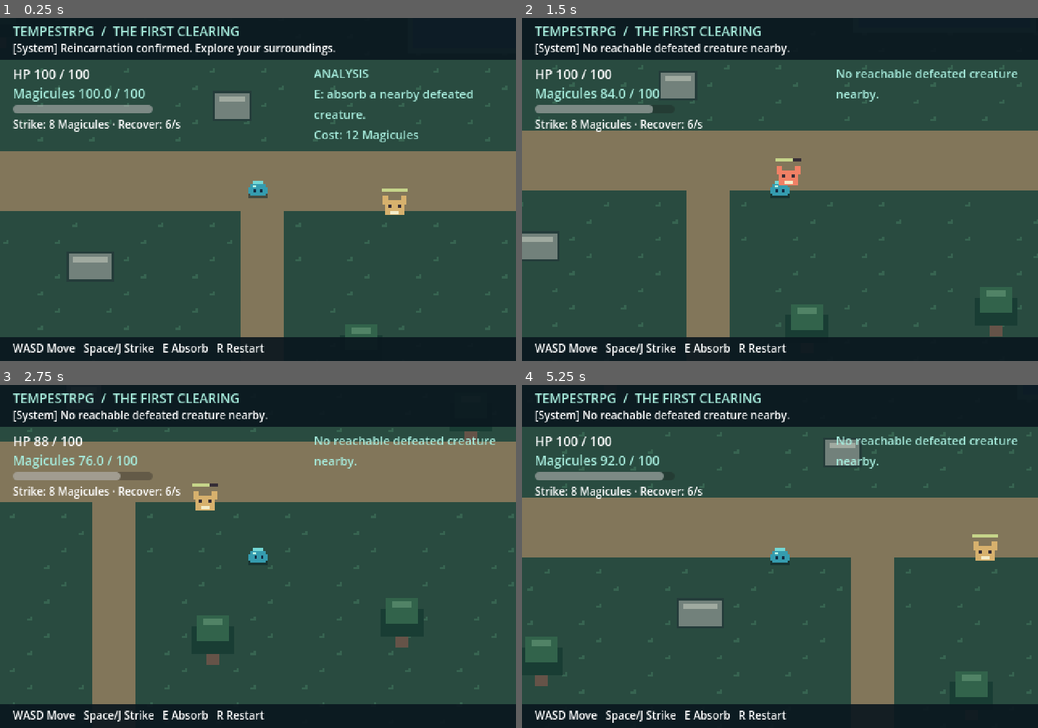
Above: before the commit, frames 1-4 (two rows, left to right).
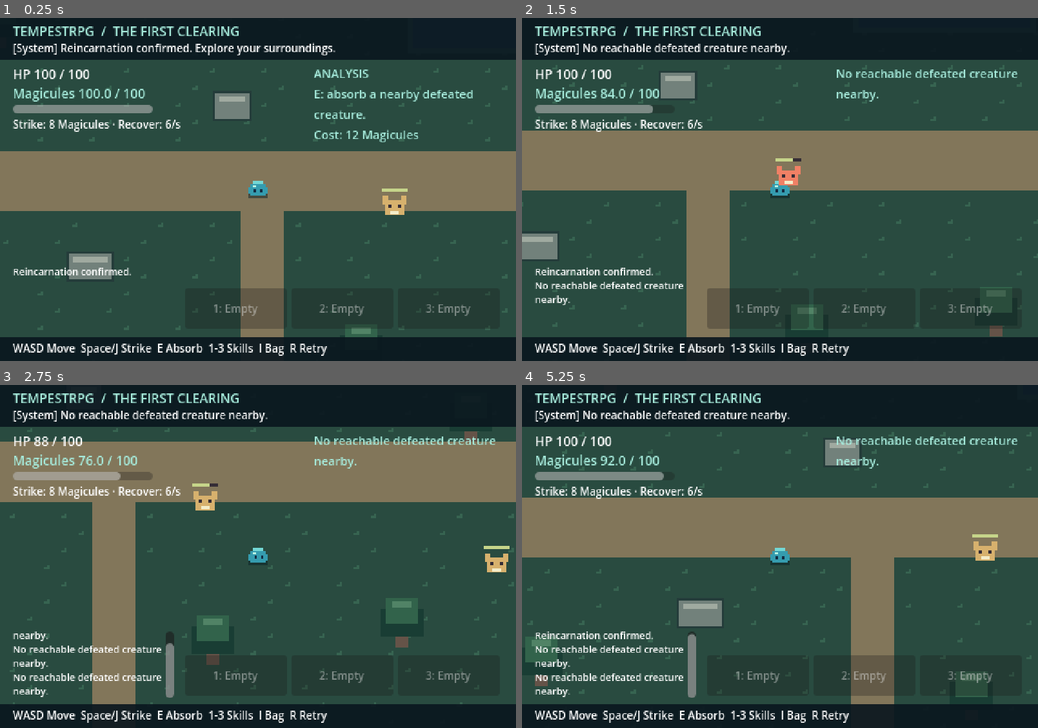
Above: after the commit, the same moments.

Repository: qiragames/tempestrpg
Game: Godot game, scene res://scenes/world/forest.tscn
Same seed, same stepped clock (60 frames per second), same inputs: the game is played once before the commit and once after it.
Inputs (mouse positions are in pixels of both pictures, inside the frame that each line leads up to):
- Up to frame 1 (0.25 s): no input
- Up to frame 2 (1.5 s): move the mouse to (893, 172) at 0.52 s; hold D (move_right) 0.53-1.28 s; hold E (absorb) 0.53-1.28 s; click (893, 172) at 0.67 s; tap Space (attack) at 0.8, 1.35 s; move the mouse to (676, 206) at 1.27 s; hold S (move_down) from 1.28 s (still down); click (676, 206) at 1.42 s
- Up to frame 3 (2.75 s): tap E (absorb) at 1.55 s; move the mouse to (309, 481) at 2.02 s; release S (move_down) at 2.03 s; hold D (move_right) from 2.03 s (still down); hold E (absorb) from 2.03 s (still down); click (309, 481) at 2.17 s; tap Space (attack) at 2.3 s
- Up to frame 4 (5.25 s): move the mouse to (754, 625) at 2.77 s; release D (move_right) at 2.78 s; release E (absorb) at 2.78 s; hold W (move_up) 2.78-3.53 s; tap Space (attack) at 2.85, 3.8, 4.35 s; click (754, 625) at 2.92 s; tap E (absorb) at 3.05, 4.55 s; move the mouse to (934, 607) at 3.52 s; hold E (absorb) 3.53-4.28 s; hold A (move_left) 3.53-5.03 s; click (934, 607) at 3.67 s; tap R (restart) at 4.15 s; move the mouse to (625, 505) at 4.27 s; click (625, 505) at 4.42 s; tap Escape (ui_cancel) at 4.9 s; move the mouse to (805, 556) at 5.02 s; hold S (move_down) from 5.03 s (still down); hold E (absorb) from 5.03 s (still down); click (805, 556) at 5.17 s

The runs differ from the first frame. In frame 1, 2.2% of the frame differs, in the area x 2-92%, y 72-99%; in frame 2, 2.3%; in frame 3, 2.4%; in frame 4, 3.3%, in the area x 2-92%, y 71-99%.

Commit message:
Complete skill hotbar and dimensional storage; plan hosted multiplayer saves

Diff:
--- a/project.godot
+++ b/project.godot
@@ -23,6 +23,26 @@
 environment/defaults/default_clear_color=Color(0.05, 0.09, 0.1, 1)
 
 [input]
+
+inventory={
+"deadzone": 0.2,
+"events": [Object(InputEventKey,"physical_keycode":73)]
+}
+
+skill_1={
+"deadzone": 0.2,
+"events": [Object(InputEventKey,"physical_keycode":49)]
+}
+
+skill_2={
+"deadzone": 0.2,
+"events": [Object(InputEventKey,"physical_keycode":50)]
+}
+
+skill_3={
+"deadzone": 0.2,
+"events": [Object(InputEventKey,"physical_keycode":51)]
+}
 
 absorb={
 "deadzone": 0.2,
--- a/scenes/player/player.tscn
+++ b/scenes/player/player.tscn
@@ -6,6 +6,7 @@
 [ext_resource type="Script" path="res://scripts/resources/magicule_pool.gd" id="4"]
 [ext_resource type="Script" path="res://scripts/skills/skill_book.gd" id="5"]
 [ext_resource type="Script" path="res://scripts/absorption/absorption.gd" id="6"]
+[ext_resource type="Script" path="res://scripts/inventory/dimensional_inventory.gd" id="7"]
 
 [sub_resource type="CircleShape2D" id="BodyShape"]
 radius = 6.0
@@ -34,6 +35,9 @@
 [node name="Absorption" type="Node" parent="."]
 script = ExtResource("6")
 
+[node name="Inventory" type="Node" parent="."]
+script = ExtResource("7")
+
 [node name="Camera2D" type="Camera2D" parent="."]
 limit_left = 0
 limit_top = 0
--- a/scenes/world/forest.tscn
+++ b/scenes/world/forest.tscn
@@ -1,8 +1,9 @@
-[gd_scene load_steps=4 format=3]
+[gd_scene load_steps=5 format=3]
 
 [ext_resource type="Script" path="res://scripts/world/forest.gd" id="1"]
 [ext_resource type="PackedScene" path="res://scenes/player/player.tscn" id="2"]
 [ext_resource type="PackedScene" path="res://scenes/enemies/forest_gnasher.tscn" id="3"]
+[ext_resource type="Script" path="res://scripts/ui/game_hud.gd" id="4"]
 
 [node name="Forest" type="Node2D"]
 script = ExtResource("1")
@@ -13,7 +14,12 @@
 [node name="ForestGnasher" parent="." instance=ExtResource("3")]
 position = Vector2(620, 360)
 
+[node name="SecondGnasher" parent="." instance=ExtResource("3")]
+position = Vector2(840, 420)
+
 [node name="HUD" type="CanvasLayer" parent="."]
+process_mode = 3
+script = ExtResource("4")
 
 [node name="TopBar" type="ColorRect" parent="HUD"]
 offset_right = 480.0
@@ -45,7 +51,7 @@
 offset_left = 12.0
 offset_top = 301.0
 theme_override_font_sizes/font_size = 10
-text = "WASD Move   Space/J Strike   E Absorb   R Restart"
+text = "WASD Move  Space/J Strike  E Absorb  1-3 Skills  I Bag  R Retry"
 
 [node name="Health" type="Label" parent="HUD"]
 offset_left = 12.0
--- a/scripts/absorption/absorption.gd
+++ b/scripts/absorption/absorption.gd
@@ -29,6 +29,9 @@
     if nearest.specimen == null or nearest.specimen.skill == null:
         status_changed.emit("No analyzable traits detected.")
         return false
+    if not player.get_node("Inventory").can_store():
+        status_changed.emit("Dimensional storage full. Discard a material first.")
+        return false
     if not player.get_node("Magicules").try_spend(magicule_cost):
         status_changed.emit("Absorption requires 12 Magicules.")
         return false
@@ -56,6 +59,9 @@
     time_left = maxf(0.0, time_left - delta)
     if time_left <= 0.0:
         var specimen: Resource = _target.specimen
+        if not get_parent().get_node("Inventory").add_specimen(specimen):
+            _cancel("Dimensional storage full. Specimen retained.")
+            return
         var new_skill: bool = get_parent().get_node("SkillBook").learn(specimen.skill)
         _target.queue_free()
         _target = null
--- a/scripts/combat/melee_attack.gd
+++ b/scripts/combat/melee_attack.gd
@@ -14,12 +14,21 @@
     queue_redraw()
 
 func attack(facing: Vector2) -> bool:
+    return _strike(facing, damage, magicule_cost, cooldown)
+
+func attack_skill(facing: Vector2, skill_id: StringName) -> bool:
+    var skill: Resource = get_parent().get_node("SkillBook").get_skill(skill_id)
+    if skill == null:
+        return false
+    return _strike(facing, skill.damage, skill.magicule_cost, skill.cooldown)
+
+func _strike(facing: Vector2, strike_damage: int, cost: float, recovery: float) -> bool:
     if cooldown_left > 0.0 or get_parent().get_node("Health").current <= 0:
         return false
-    if not get_parent().get_node("Magicules").try_spend(magicule_cost):
+    if not get_parent().get_node("Magicules").try_spend(cost):
         return false
     direction = facing.normalized()
-    cooldown_left = cooldown
+    cooldown_left = recovery
     flash_left = 0.12
     var circle := CircleShape2D.new()
     circle.radius = 16.0
@@ -35,7 +44,7 @@
             continue
         var sight := PhysicsRayQueryParameters2D.create(global_position, target.global_position, 1)
         if space.intersect_ray(sight).is_empty() and target.has_node("Health"):
-            target.get_node("Health").take_damage(damage)
+            target.get_node("Health").take_damage(strike_damage)
     return true
 
 func _draw() -> void:
--- /dev/null
+++ b/scripts/inventory/dimensional_inventory.gd
@@ -0,0 +1,38 @@
+extends Node
+## Session-local analyzed materials, with bounded stacks and stable item IDs.
+
+signal changed
+@export var capacity: int = 20
+var _entries: Dictionary = {}
+
+func total_units() -> int:
+    var total: int = 0
+    for entry in _entries.values():
+        total += entry.count
+    return total
+
+func can_store() -> bool:
+    return total_units() < capacity
+
+func add_specimen(specimen: Resource) -> bool:
+    if specimen == null or specimen.material_id == &"" or not can_store():
+        return false
+    var id: StringName = specimen.material_id
+    if not _entries.has(id):
+        _entries[id] = {"id": id, "name": specimen.material_name, "description": specimen.material_description, "category": "Materials", "count": 0}
+    _entries[id].count += 1
+    changed.emit()
+    return true
+
+func entries() -> Array:
+    # UI callers receive a copy so they cannot silently mutate inventory state.
+    return _entries.values().duplicate(true)
+
+func discard(id: StringName, quantity: int = 1) -> bool:
+    if quantity <= 0 or not _entries.has(id) or quantity > _entries[id].count:
+        return false
+    _entries[id].count -= quantity
+    if _entries[id].count == 0:
+        _entries.erase(id)
+    changed.emit()
+    return true
--- a/scripts/player/player.gd
+++ b/scripts/player/player.gd
@@ -23,6 +23,12 @@
         $MeleeAttack.attack(facing)
     elif event.is_action_pressed("absorb") and not event.is_echo():
         $Absorption.attempt_absorb()
+    elif not event.is_echo():
+        for index in range(3):
+            if event.is_action_pressed("skill_%d" % (index + 1)):
+                var skill: Resource = $SkillBook.skill_at_slot(index)
+                if skill != null:
+                    $MeleeAttack.attack_skill(facing, skill.id)
 
 func _draw() -> void:
     if has_node("Health") and $Health.current <= 0:
--- a/scripts/skills/skill_book.gd
+++ b/scripts/skills/skill_book.gd
@@ -3,11 +3,15 @@
 
 signal learned(skill: Resource)
 var _known: Dictionary = {}
+var _slots: Array[StringName] = [&"", &"", &""]
 
 func learn(skill: Resource) -> bool:
     if skill == null or skill.id == &"" or _known.has(skill.id):
         return false
     _known[skill.id] = skill
+    var empty := _slots.find(&"")
+    if empty >= 0:
+        _slots[empty] = skill.id
     learned.emit(skill)
     return true
 
@@ -19,3 +23,8 @@
 
 func all_skills() -> Array:
     return _known.values()
+
+func skill_at_slot(index: int) -> Resource:
+    if index < 0 or index >= _slots.size():
+        return null
+    return get_skill(_slots[index])
--- /dev/null
+++ b/scripts/ui/game_hud.gd
@@ -0,0 +1,178 @@
+extends CanvasLayer
+## A functional prototype of the reference's hotbar, bag/details, and event log.
+
+var _slots: Array[Button] = []
+var _modal: Control
+var _items: ItemList
+var _details: Label
+var _capacity: Label
+var _discard: Button
+var _close: Button
+var _log: RichTextLabel
+var _events: Array[String] = []
+var _entries: Array = []
+var _selection: StringName = &""
+var _paused_before_open: bool = false
+@onready var player = get_parent().get_node("Player")
+@onready var inventory = player.get_node("Inventory")
+
+func _ready() -> void:
+    process_mode = Node.PROCESS_MODE_ALWAYS
+    get_parent().system_message.connect(record_event)
+    _build_hotbar()
+    _build_inventory()
+    inventory.changed.connect(_refresh_inventory)
+    _refresh_inventory()
+    record_event("Reincarnation confirmed.")
+
+func _panel_style() -> StyleBoxFlat:
+    var style := StyleBoxFlat.new()
+    style.bg_color = Color("19212e")
+    style.border_color = Color("9a8053")
+    style.set_border_width_all(1)
+    style.set_corner_radius_all(3)
+    return style
+
+func _button(text: String, position: Vector2, size: Vector2, parent: Node) -> Button:
+    var button := Button.new()
+    button.text = text
+    button.position = position
+    button.size = size
+    button.add_theme_font_size_override("font_size", 10)
+    button.add_theme_stylebox_override("normal", _panel_style())
+    parent.add_child(button)
+    return button
+
+func _label(text: String, position: Vector2, size: Vector2, parent: Node, font_size: int = 11) -> Label:
+    var label := Label.new()
+    label.text = text
+    label.position = position
+    label.size = size
+    label.add_theme_font_size_override("font_size", font_size)
+    label.autowrap_mode = TextServer.AUTOWRAP_WORD_SMART
+    label.mouse_filter = Control.MOUSE_FILTER_IGNORE
+    parent.add_child(label)
+    return label
+
+func _build_hotbar() -> void:
+    for index in range(3):
+        var button := _button("%d: Empty" % (index + 1), Vector2(172 + index * 99, 252), Vector2(95, 38), self)
+        button.focus_mode = Control.FOCUS_NONE
+        button.pressed.connect(_activate_slot.bind(index))
+        _slots.append(button)
+    _log = RichTextLabel.new()
+    _log.position = Vector2(12, 230)
+    _log.size = Vector2(150, 62)
+    _log.add_theme_font_size_override("normal_font_size", 9)
+    _log.scroll_following = true
+    add_child(_log)
+
+func _activate_slot(index: int) -> void:
+    if get_tree().paused:
+        return
+    var skill: Resource = player.get_node("SkillBook").skill_at_slot(index)
+    if skill != null:
+        player.get_node("MeleeAttack").attack_skill(player.facing, skill.id)
+
+func _process(_delta: float) -> void:
+    for index in range(_slots.size()):
+        var skill: Resource = player.get_node("SkillBook").skill_at_slot(index)
+        var button := _slots[index]
+        if skill == null:
+            button.text = "%d: Empty" % (index + 1)
+            button.disabled = true
+            continue
+        var cooldown: float = player.get_node("MeleeAttack").cooldown_left
+        button.text = "%d: %s\n%s" % [index + 1, skill.display_name, "%.1fs" % cooldown if cooldown > 0.0 else "%.0f Magicules" % skill.magicule_cost]
+        button.tooltip_text = "%s · %s\n%d damage · %.1fs cooldown" % [skill.tier, skill.display_name, skill.damage, skill.cooldown]
+        button.disabled = get_tree().paused or player.get_node("Health").current <= 0 or cooldown > 0.0 or player.get_node("Magicules").current < skill.magicule_cost
+
+func record_event(message: String) -> void:
+    _events.append(message)
+    if _events.size() > 3:
+        _events.pop_front()
+    _log.text = "\n".join(_events)
+
+func _build_inventory() -> void:
+    _modal = Control.new()
+    _modal.name = "InventoryPanel"
+    _modal.set_anchors_and_offsets_preset(Control.PRESET_FULL_RECT)
+    add_child(_modal)
+    var backdrop := ColorRect.new()
+    backdrop.color = Color(0.01, 0.02, 0.04, 0.8)
+    backdrop.set_anchors_and_offsets_preset(Control.PRESET_FULL_RECT)
+    _modal.add_child(backdrop)
+    var frame := Panel.new()
+    frame.position = Vector2(20, 38)
+    frame.size = Vector2(440, 240)
+    frame.add_theme_stylebox_override("panel", _panel_style())
+    _modal.add_child(frame)
+    _label("DIMENSIONAL STORAGE", Vector2(32, 46), Vector2(280, 20), _modal, 15)
+    _capacity = _label("", Vector2(34, 72), Vector2(190, 16), _modal, 10)
+    _label("MATERIAL DETAILS", Vector2(248, 74), Vector2(188, 16), _modal, 10)
+    _items = ItemList.new()
+    _items.position = Vector2(34, 94)
+    _items.size = Vector2(198, 122)
+    _items.add_theme_font_size_override("font_size", 12)
+    _items.item_selected.connect(_select_item)
+    _modal.add_child(_items)
+    _details = _label("", Vector2(248, 96), Vector2(192, 115), _modal)
+    _discard = _button("Discard 1", Vector2(248, 224), Vector2(118, 30), _modal)
+    _discard.pressed.connect(func(): inventory.discard(_selection))
+    _close = _button("Close", Vector2(368, 44), Vector2(80, 26), _modal)
+    _close.pressed.connect(close_inventory)
+    _label("I / Esc: close  ·  Gameplay paused  ·  Session storage", Vector2(34, 256), Vector2(400, 16), _modal, 10)
+    _modal.hide()
+
+func _refresh_inventory() -> void:
+    _entries = inventory.entries()
+    _items.clear()
+    _capacity.text = "BAG · %d / %d units" % [inventory.total_units(), inventory.capacity]
+    var selected: int = 0
+    for index in range(_entries.size()):
+        _items.add_item("%s ×%d" % [_entries[index].name, _entries[index].count])
+        if _entries[index].id == _selection:
+            selected = index
+    if _entries.is_empty():
+        _selection = &""
+        _details.text = "No materials stored.\n\nAbsorb and analyze a defeated creature to retain its essence."
+        _discard.disabled = true
+    else:
+        _items.select(selected)
+        _select_item(selected)
+
+func _select_item(index: int) -> void:
+    var entry: Dictionary = _entries[index]
+    _selection = entry.id
+    _details.text = "%s\n%s · ×%d\n\n%s" % [entry.name, entry.category, entry.count, entry.description]
+    _discard.disabled = false
+
+func open_inventory() -> void:
+    # Single-player only: N0 replaces this with local input capture in multiplayer.
+    if _modal.visible:
+        return
+    _paused_before_open = get_tree().paused
+    get_tree().paused = true
+    _modal.show()
+    _close.grab_focus()
+
+func close_inventory() -> void:
+    if not _modal.visible:
+        return
+    _modal.hide()
+    get_tree().paused = _paused_before_open
+
+func _unhandled_input(event: InputEvent) -> void:
+    if event.is_action_pressed("inventory") and not event.is_echo():
+        if _modal.visible:
+            close_inventory()
+        else:
+            open_inventory()
+        get_viewport().set_input_as_handled()
+    elif _modal.visible and event.is_action_pressed("ui_cancel"):
+        close_inventory()
+        get_viewport().set_input_as_handled()
+
+func _exit_tree() -> void:
+    if is_instance_valid(_modal) and _modal.visible:
+        get_tree().paused = _paused_before_open
--- a/scripts/world/forest.gd
+++ b/scripts/world/forest.gd
@@ -1,4 +1,5 @@
 extends Node2D
+signal system_message(message: String)
 ## A deterministic placeholder map: visual obstacles and collisions share geometry.
 
 const WORLD_SIZE := Vector2(960, 640)
@@ -12,21 +13,22 @@
     _health_changed($Player/Health.current, $Player/Health.maximum)
     $Player/Magicules.changed.connect(_magicules_changed)
     $Player/Magicules.depleted.connect(func():
-        $HUD/SystemVoice.text = "[System] Magicules depleted. Allow aura to recover."
+        _announce("Magicules depleted. Allow aura to recover.")
     )
     $Player/Magicules.spend_rejected.connect(func(_cost: float):
         if $Player/Health.current > 0:
-            $HUD/SystemVoice.text = "[System] Insufficient Magicules. Strike unavailable."
+            _announce("Insufficient Magicules. Action unavailable.")
     )
     $Player/Health.changed.connect(_health_changed)
     $Player/Health.defeated.connect(func():
-        $HUD/SystemVoice.text = "[System] Vital signs depleted. Press R to retry."
+        _announce("Vital signs depleted. Press R to retry.")
         $Player.queue_redraw()
     )
-    $ForestGnasher/Health.defeated.connect(func():
-        if $Player/Health.current > 0:
-            $HUD/SystemVoice.text = "[System] Threat neutralized. Specimen retained."
-    )
+    for enemy in [$ForestGnasher, $SecondGnasher]:
+        enemy.get_node("Health").defeated.connect(func():
+            if $Player/Health.current > 0:
+                _announce("Threat neutralized. Specimen retained.")
+        )
     _add_obstacle(POND)
     for rock in ROCKS:
         _add_obstacle(rock)
@@ -43,7 +45,11 @@
 func _analysis_changed(message: String) -> void:
     $HUD/Analysis.text = message
     if $Player/Health.current > 0:
-        $HUD/SystemVoice.text = "[System] " + message
+        _announce(message)
+
+func _announce(message: String) -> void:
+    $HUD/SystemVoice.text = "[System] " + message
+    system_message.emit(message)
 
 func _health_changed(current: int, maximum: int) -> void:
     $HUD/Health.text = "HP %d / %d" % [current, maximum]
@@ -55,7 +61,7 @@
 
 func announce_magicule_pickup(amount: float) -> void:
     if $Player/Health.current > 0:
-        $HUD/SystemVoice.text = "[System] Recovered %.1f Magicules." % amount
+        _announce("Recovered %.1f Magicules." % amount)
 
 func _add_obstacle(rect: Rect2) -> void:
     var body := StaticBody2D.new()
--- /dev/null
+++ b/tests/skills_storage.gd
@@ -0,0 +1,150 @@
+extends SceneTree
+## Complete acquisition/use loop plus bag UI and pause/resource transactions.
+
+var checks: int = 0
+var failures: int = 0
+
+func _initialize() -> void:
+    call_deferred("_run")
+
+func _check(condition: bool, message: String) -> void:
+    checks += 1
+    if not condition:
+        failures += 1
+        push_error(message)
+
+func _frames(count: int) -> void:
+    for _i in range(count):
+        await physics_frame
+        await process_frame
+
+func _input(action: StringName) -> void:
+    var event := InputEventAction.new()
+    event.action = action
+    event.pressed = true
+    Input.parse_input_event(event)
+    event = InputEventAction.new()
+    event.action = action
+    event.pressed = false
+    Input.parse_input_event(event)
+
+func _run() -> void:
+    var world: Node2D = load("res://scenes/world/forest.tscn").instantiate()
+    root.add_child(world)
+    current_scene = world
+    var player = world.get_node("Player")
+    var enemy = world.get_node("ForestGnasher")
+    var second = world.get_node("SecondGnasher")
+    enemy.set_physics_process(false)
+    second.set_physics_process(false)
+    var pool = player.get_node("Magicules")
+    pool.regeneration_per_second = 0.0
+    var book = player.get_node("SkillBook")
+    var bag = player.get_node("Inventory")
+    var melee = player.get_node("MeleeAttack")
+    var absorption = player.get_node("Absorption")
+    var hud = world.get_node("HUD")
+    await _frames(3)
+    for action in ["inventory", "skill_1", "skill_2", "skill_3"]:
+        _check(InputMap.has_action(action) and not InputMap.action_get_events(action).is_empty(), "Missing UI/skill binding: " + action)
+    _check(book.skill_at_slot(0) == null and book.skill_at_slot(-1) == null and book.skill_at_slot(3) == null, "Unassigned/out-of-range slots must not expose skills")
+    _check(not melee.attack_skill(Vector2.RIGHT, &"rending_bite") and pool.current == 100.0, "Unlearned skills must not execute or spend resources")
+    _check(hud._slots[0].disabled and bag.total_units() == 0, "Hotbar and storage must start empty")
+
+    player.position = Vector2(480, 340)
+    player.facing = Vector2.RIGHT
+    enemy.position = Vector2(510, 340)
+    await _frames(3)
+    for _i in range(3):
+        _input(&"attack")
+        await _frames(26)
+    _check(enemy.get_node("Health").current == 0, "Real attack inputs must defeat the first enemy")
+    _input(&"absorb")
+    await _frames(75)
+    _check(not is_instance_valid(enemy) and book.knows(&"rending_bite"), "Real absorb input must complete analysis and acquisition")
+    _check(bag.total_units() == 1 and bag.entries()[0].id == &"gnasher_essence", "Completed analysis must retain one essence material")
+    _check(book.skill_at_slot(0).id == &"rending_bite" and not hud._slots[0].disabled, "Acquired skill must auto-equip to the first hotbar slot")
+    _check(hud._slots[0].text.contains("Rending Bite") and hud._log.text.contains("acquired"), "HUD must show the learned skill and acquisition event")
+
+    second.position = Vector2(504, 340)
+    await _frames(3)
+    var before: float = pool.current
+    _input(&"skill_1")
+    await _frames(2)
+    _check(second.get_node("Health").current == 10, "Skill input must deal 20 damage to the second enemy")
+    _check(is_equal_approx(pool.current, before - 12.0), "Acquired skill must charge its 12-Magicule cost")
+    _check(melee.cooldown_left > 0.7 and hud._slots[0].disabled, "Skill must start its 0.8-second cooldown and disable its hotbar button")
+    _input(&"attack")
+    _input(&"skill_1")
+    await _frames(1)
+    _check(is_equal_approx(pool.current, before - 12.0) and second.get_node("Health").current == 10, "Shared attack cooldown must prevent basic/skill spam without extra spending")
+    _input(&"skill_2")
+    await _frames(1)
+    _check(is_equal_approx(pool.current, before - 12.0), "An empty slot must not charge resources")
+
+    second.set_physics_process(true)
+    pool.regeneration_per_second = 6.0
+    _input(&"inventory")
+    # Injected input is dispatched by the next frame; snapshot after it is handled.
+    await _frames(2)
+    var cooldown_before: float = melee.cooldown_left
+    var position_before: Vector2 = second.position
+    var reserve_before: float = pool.current
+    await _frames(120)
+    _check(paused and hud.get_node("InventoryPanel").visible, "I must open a paused inventory overlay")
+    _check(second.position.is_equal_approx(position_before) and is_equal_approx(melee.cooldown_left, cooldown_before) and is_equal_approx(pool.current, reserve_before), "Inventory pause must freeze enemy AI, attack cooldown, and regeneration")
+    _check(hud._items.item_count == 1 and hud._details.text.contains("Gnasher Essence"), "Inventory must show a selectable stack and real material details")
+    _check(hud._close.has_focus(), "Opening inventory must focus its close control")
+    _input(&"ui_cancel")
+    await _frames(2)
+    _check(not paused and not hud.get_node("InventoryPanel").visible, "Escape must close inventory and resume gameplay")
+    second.set_physics_process(false)
+    pool.regeneration_per_second = 0.0
+    await _frames(50)
+    _check(not hud._slots[0].disabled and melee.cooldown_left == 0.0, "Skill must become available after unpaused cooldown recovery")
+
+    var copied_entries: Array = bag.entries()
+    copied_entries[0].count = 999
+    _check(bag.total_units() == 1, "UI inventory snapshots must not mutate the underlying stack")
+    _check(not bag.discard(&"missing") and not bag.discard(&"gnasher_essence", -1) and not bag.discard(&"gnasher_essence", 2), "Invalid discards must preserve contents")
+    _input(&"inventory")
+    await _frames(2)
+    hud._discard.pressed.emit()
+    _check(bag.total_units() == 0 and hud._items.item_count == 0 and hud._discard.disabled, "Discard UI must remove one material and refresh selection")
+    _check(book.knows(&"rending_bite"), "Discarding material must not erase learned knowledge")
+    hud.close_inventory()
+
+    var specimen: Resource = load("res://data/specimens/forest_gnasher.tres")
+    for _i in range(bag.capacity):
+        bag.add_specimen(specimen)
+    _check(bag.total_units() == 20 and not bag.can_store() and not bag.add_specimen(specimen), "Storage capacity must be enforced")
+    second.position = player.position + Vector2(24, 0)
+    await _frames(3)
+    melee.attack(Vector2.RIGHT)
+    await _frames(3)
+    reserve_before = pool.current
+    _check(not absorption.attempt_absorb() and pool.current == reserve_before and is_instance_valid(second), "Full storage must block absorption before cost or consumption")
+    bag.discard(&"gnasher_essence")
+    _check(absorption.attempt_absorb(), "Discarding one material must free room for analysis")
+    bag.add_specimen(specimen)
+    await _frames(75)
+    _check(not absorption.active and is_instance_valid(second) and bag.total_units() == 20, "Capacity filled during analysis must cancel without consuming the corpse or overflowing storage")
+    bag.discard(&"gnasher_essence")
+    absorption.attempt_absorb()
+    await _frames(10)
+    var time_before: float = absorption.time_left
+    hud.open_inventory()
+    await _frames(90)
+    _check(absorption.active and is_equal_approx(absorption.time_left, time_before), "Inventory must pause a pending analysis channel")
+    hud.close_inventory()
+    await _frames(75)
+    _check(not is_instance_valid(second) and bag.total_units() == 20 and book.all_skills().size() == 1, "Resuming must complete analysis, stack one essence, and preserve unique skill knowledge")
+
+    pool.try_spend(pool.current)
+    await _frames(2)
+    _check(hud._slots[0].disabled and not melee.attack_skill(Vector2.RIGHT, &"rending_bite"), "Insufficient reserves must disable the hotbar and reject skill use")
+    _input(&"restart")
+    await _frames(3)
+    _check(current_scene.get_node("Player/Inventory").total_units() == 0 and current_scene.get_node("Player/SkillBook").all_skills().is_empty(), "Restart must reset bag and learned skills until save/load exists")
+    print("Skills/storage checks: %d passed, %d failed" % [checks - failures, failures])
+    quit(1 if failures else 0)
Not shown: 1 places in scenes/player/player.tscn that only renumber resources
Not shown, added: scripts/inventory/dimensional_inventory.gd.uid
Not shown, added: scripts/ui/game_hud.gd.uid
Not shown, added: tests/skills_storage.gd.uid
Not shown, changed: AGENTS.md
Not shown, changed: ROADMAP.md
Not shown, added: docs/MULTIPLAYER_AND_SAVES.md
Not shown, changed: docs/UI_REFERENCES.md
